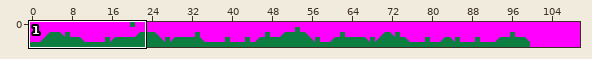
A Tiled map gets an edit: assets/level3.tmx. The picture above shows the old version from afar; the outline marks the close-up.
Close-up. First the earlier version:
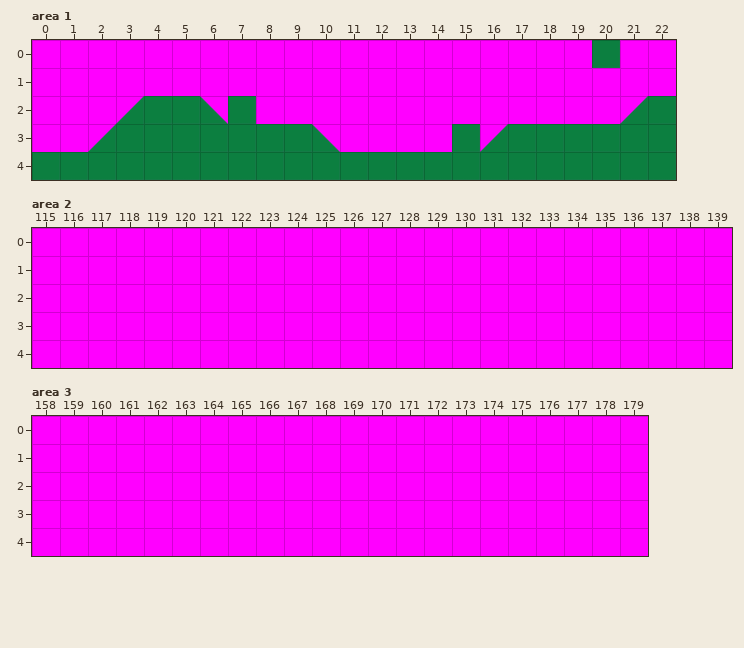
Cells are 64x64 px. Shown: area 1 x 0..22, y 0..4; area 2 x 115..139, y 0..4; area 3 x 158..179, y 0..4. The commit also changed other parts of the map, which this record leaves out. The old version is drawn lined up with the new one.
The result:
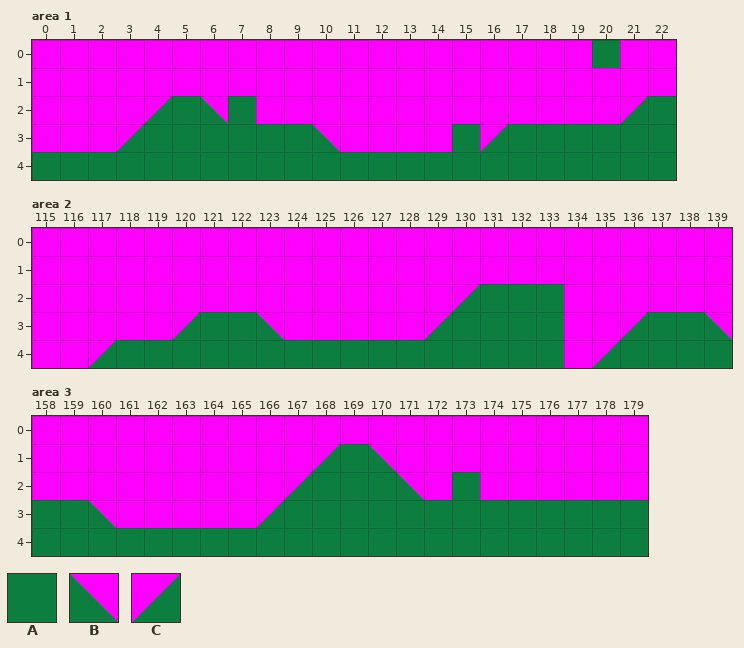
Key: from "sprites": A 0, B 1, C 2.
_ is an empty cell.
The edit:
map size 100x5 -> 180x5 cells
Layer "Floor", area 1:
y 2: x 3..4 CA -> _C
y 3: x 2..3 CA -> _C
Layer "Floor", area 2:
y 2: x 130..133 ____ -> CAAA
y 3: x 120..123 ____ -> CAAB; x 129..133 _____ -> CAAAA; x 136..139 ____ -> CAAB
y 4: x 117..133 _________________ -> CAAAAAAAAAAAAAAAA; x 135..139 _____ -> CAAAA
Layer "Floor", area 3:
y 1: x 168..170 ___ -> CAB
y 2: x 167..171 _____ -> CAAAB
y 3: x 158..160 ___ -> AAB; x 166..179 ______________ -> CAAAAAAAAAAAAA
y 4: x 158..179 ______________________ -> AAAAAAAAAAAAAAAAAAAAAA
Layer "Finish", area 3:
y 2: x 173 _ -> A
